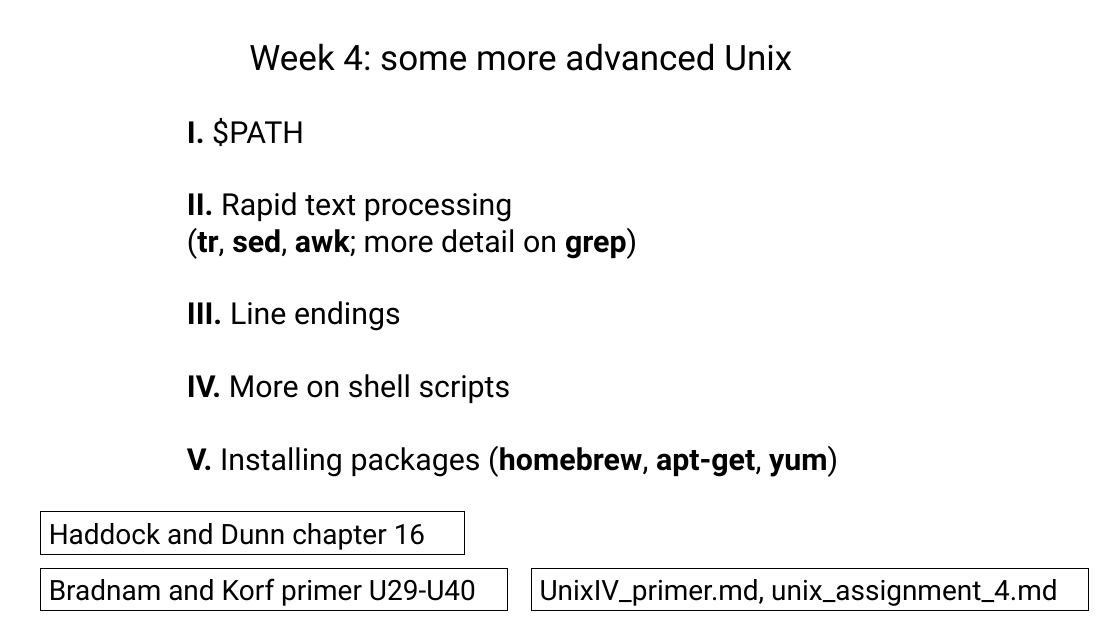
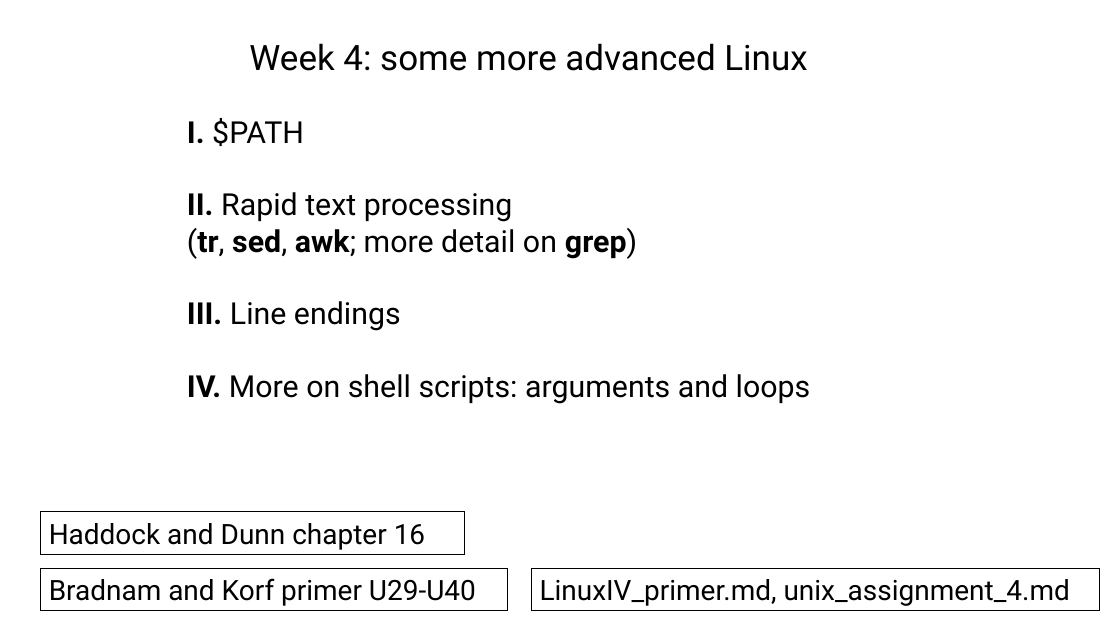
Before and after one commit to tparchman/F25_BIOL792, a slide deck: slide 1 of week4_unixIV/week4.pptx. Drawn at 1120x630 pixels with LibreOffice and Linux fonts; fonts in the diff are those of the drawing. Boxes give left, top, right and bottom in pixels: in the first picture for what was removed or moved away, otherwise in the second. Text is boxed around its words. In the diff, an @@ line names an element or a change of style, - is before the commit and + after.

```diff
--- a/week4_unixIV/week4.pptx
+++ b/week4_unixIV/week4.pptx
@@ text at box(249, 43, 807, 71): text changed @@
-Week 4: some more advanced Unix
+Week 4: some more advanced Linux
@@ text at box(187, 374, 811, 404): text changed @@
-IV. More on shell scripts
-V. Installing packages (homebrew, apt-get, yum)
+IV. More on shell scripts: arguments and loops
@@ rectangle "LinuxIV_primer.md, unix_assignment_4.md": place and size @@
-rectangle "LinuxIV_primer.md, unix_assignment_4.md" at box(531, 569, 1089, 611)
+rectangle "LinuxIV_primer.md, unix_assignment_4.md" at box(531, 569, 1100, 611)
@@ text in rectangle at box(540, 579, 1070, 606): text changed @@
-UnixIV_primer.md, unix_assignment_4.md
+LinuxIV_primer.md, unix_assignment_4.md
```
Also in this commit, not shown: 7 other slides changed, 1 slide added, 3 slides removed, 5 other files.
